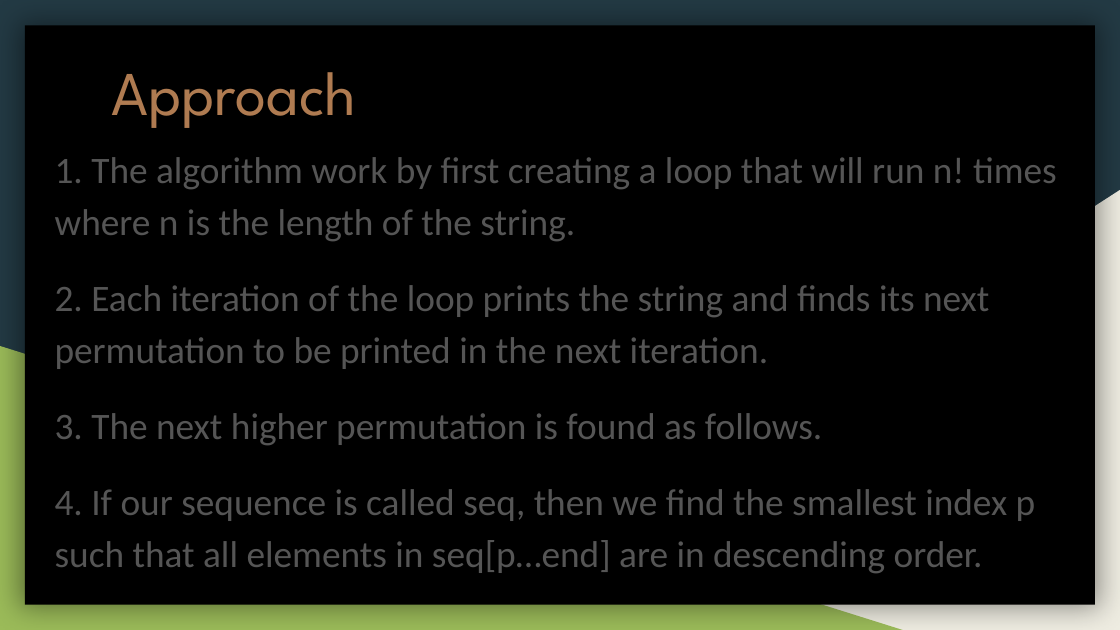
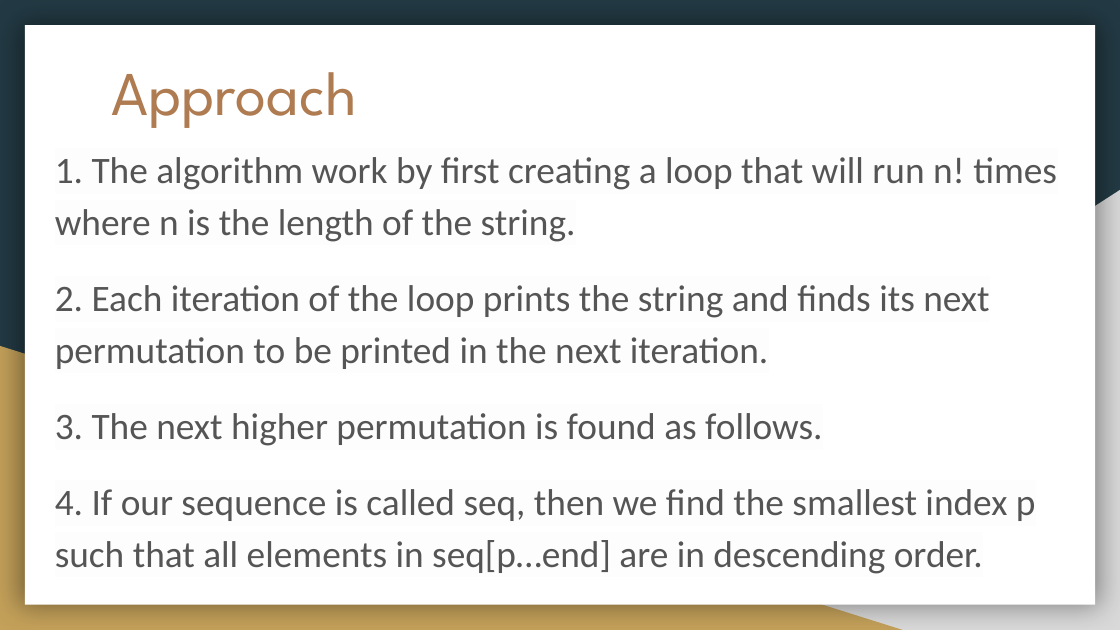
Before and after one commit to SahilGothoskar/College, a slide deck: slide 4 of Sahil-Siddhi TOC CA1.pptx. Drawn at 1120x630 pixels with LibreOffice and Linux fonts; fonts in the diff are those of the drawing. Boxes give left, top, right and bottom in pixels: in the first picture for what was removed or moved away, otherwise in the second. Text is boxed around its words. In the diff, an @@ line names an element or a change of style, - is before the commit and + after.

```diff
--- a/Sahil-Siddhi TOC CA1.pptx
+++ b/Sahil-Siddhi TOC CA1.pptx
@@ rectangle at <box>25,26,1095,605</box>: fill #000000 to #FFFFFF @@
@@ text "1. The algorithm work by ..." at <box>55,157,1057,574</box>: highlight none to #FDFDFD @@
@@ right triangle at <box>439,190,1120,630</box>: fill #EEECE1 to #D9D9D9 @@
@@ right triangle at <box>0,346,903,630</box>: fill #9BBB59 to #C4A15A @@
```
Also in this commit, not shown: 3 other slides changed.
